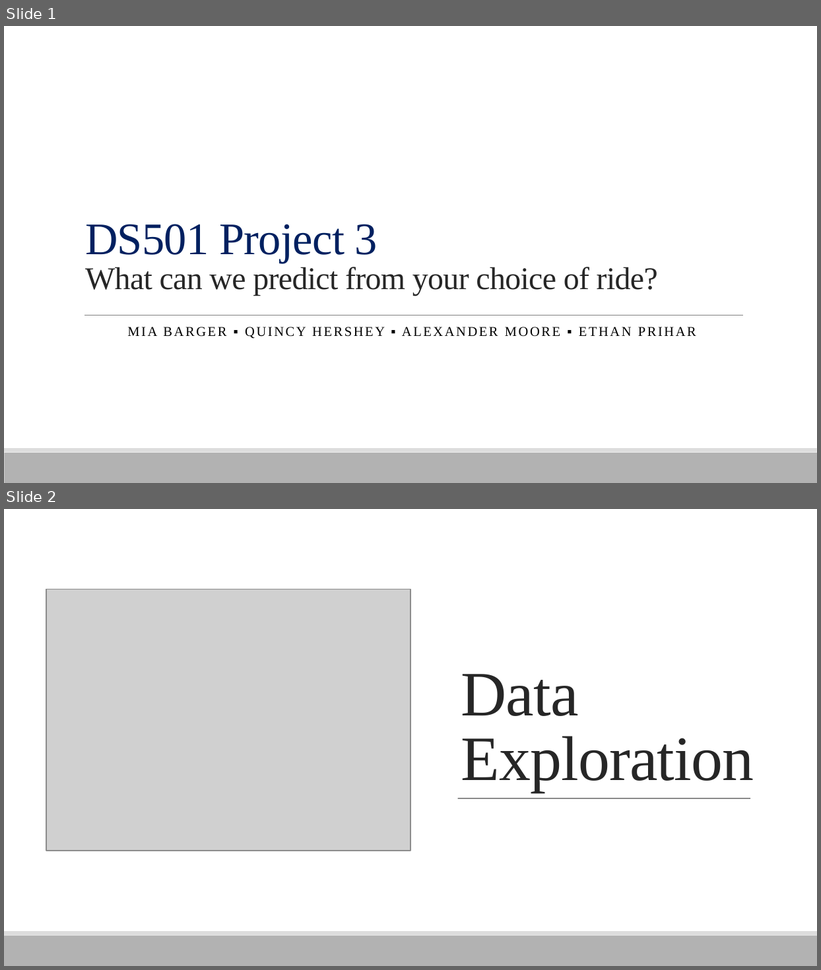
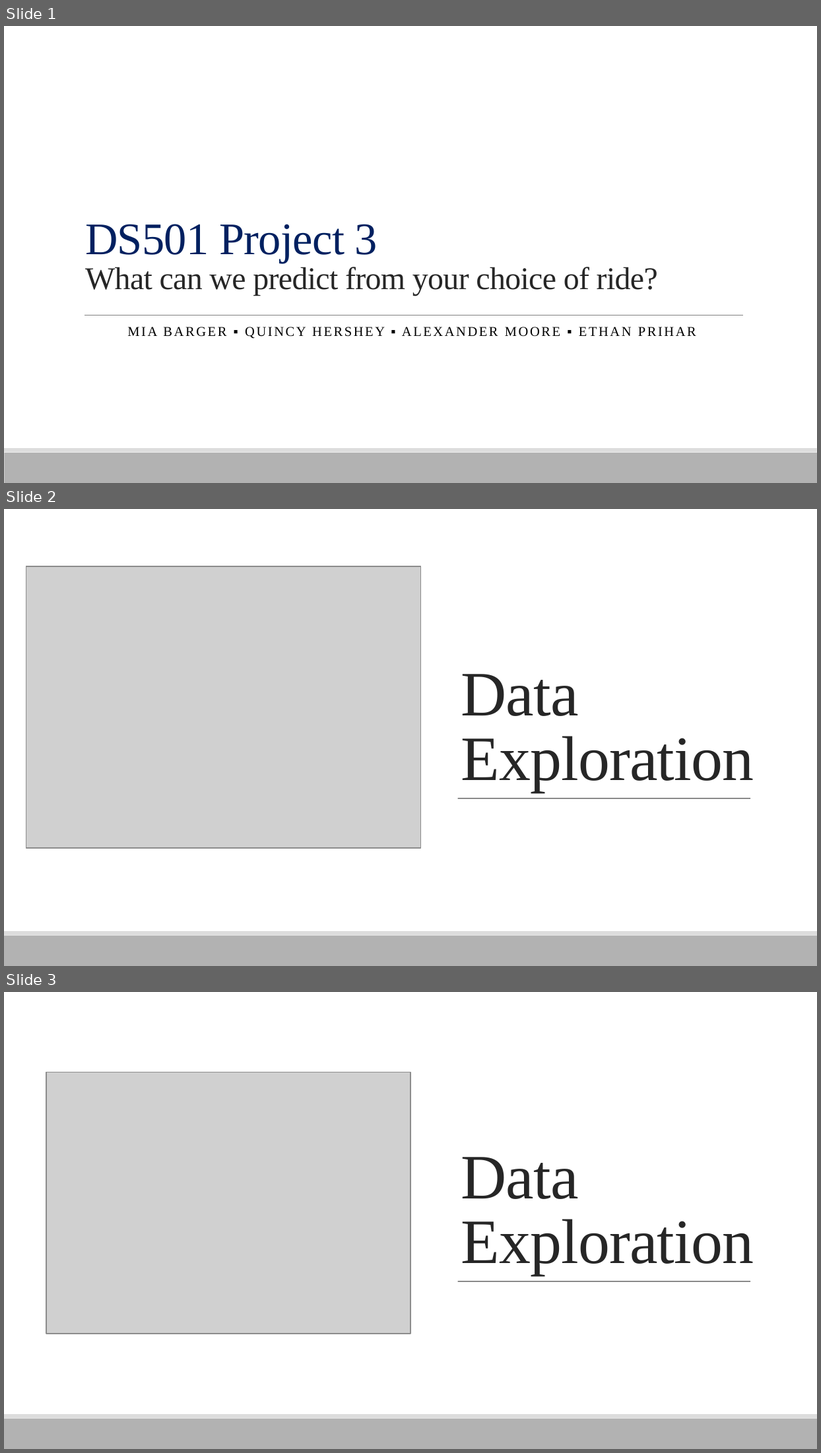
Before and after one commit to M20190649/501Case3, a slide deck: mia slides.pptx. Shown one above the other, each under a label of ours: slides 1 and 2 before the commit, slides 1, 2 and 3 after it. The pictures are 821x970 and 821x1453 pixels, drawn with LibreOffice and Linux fonts; fonts in the diff are those of the drawing; grey boxes stand for pictures. Boxes give left, top, right and bottom in pixels: in the first picture for what was removed or moved away, otherwise in the second. Text is boxed around its words. In the diff, an @@ line names an element or a change of style, - is before the commit and + after.

```diff
--- a/mia slides.pptx
+++ b/mia slides.pptx
@@ slide 2 added at (4, 509, 817, 966), background #FFFFFF @@
@@ rectangle added at (4, 509, 817, 932), fill #FFFFFF @@
@@ picture added at (26, 566, 420, 849) @@
@@ title added at (461, 674, 754, 792), 56 pt, text #262626 @@
+Data
+Exploration
@@ line added from (457, 799) to (750, 799), #000000 0.5 pt @@
@@ rectangle added at (4, 932, 817, 936), fill #DDDDDD @@
@@ rectangle added at (4, 936, 817, 966), fill #B2B2B2 @@
@@ what was slide 2 is now slide 3 @@
```
Also in this commit, not shown: 1 other file.
